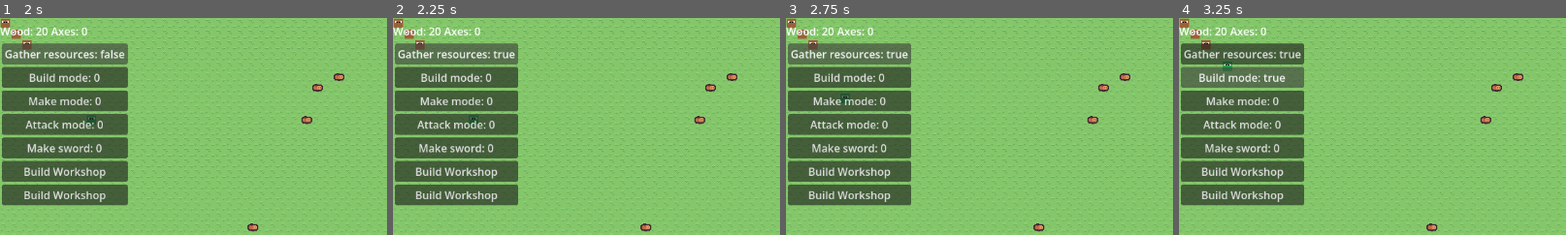
Above: before the commit, frames 1-4 (left to right).
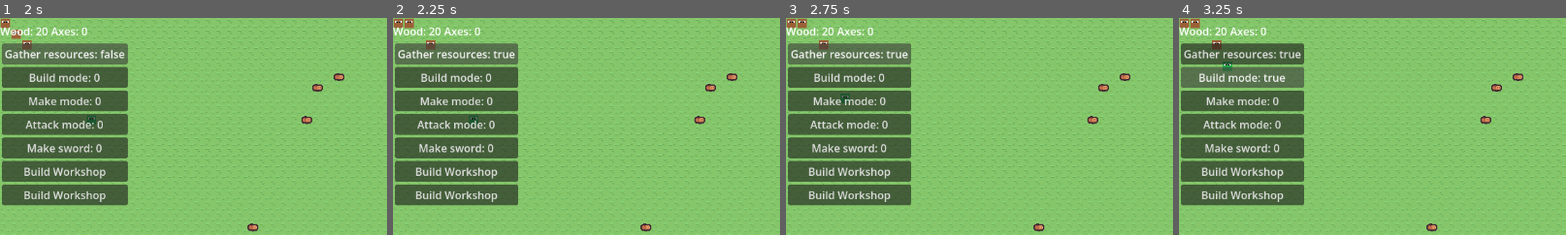
Above: after the commit, the same moments.

Repository: amandodaw/zd-prototype
Game: Godot game, scene res://scenes/world.tscn
Same seed, same stepped clock (60 frames per second), same inputs: the game is played once before the commit and once after it.
Inputs:
- Up to frame 1 (2 s): click "Gather resources: 0" at 0.5 s; click "Gather resources: true" at 1.25 s
- Up to frame 2 (2.25 s): click "Gather resources: false" at 2 s
- Up to frame 3 (2.75 s): no input
- Up to frame 4 (3.25 s): click "Build mode: 0" at 2.75 s
The pictures show only the part of the screen within x 0-50%, y 0-50%; the shares and areas given below are measured in that part.

Frame 1 is identical in both runs. In frame 2, 0.4% of the frame differs, in the area x 3-12%, y 0-15%; in frame 3, 0.4%; in frame 4, 0.4%.

Commit message:
Quitado reset_job, que se ejecutaba cada frame, quitando el objetivo de movimiento de la acción wander. Parece que funciona, pero sigue habiendo alguna inconsistencia cuando se encadenan varios trabajos y posibilidades. Es raro pero a veces se quedan quietos pensando

Diff:
--- a/project.godot
+++ b/project.godot
@@ -14,6 +14,10 @@
 run/main_scene="res://scenes/world.tscn"
 config/features=PackedStringArray("4.6", "GL Compatibility")
 config/icon="res://icon.svg"
+
+[editor]
+
+movie_writer/movie_file="/home/servan/proyectos/godot/videos/test.avi"
 
 [importer_defaults]
 
--- a/scripts/components/actions/move_action.gd
+++ b/scripts/components/actions/move_action.gd
@@ -57,10 +57,7 @@
 func on_finished(entity : Entity) -> void:
 	var target_comp : TargetComponent = entity.get_component(TargetComponent)
 	var plan_comp : PlanComponent = entity.get_component(PlanComponent)
-	#if plan_comp.plan.is_empty()
 	print("terminé de moverme")
-	print("target pos: ", target_comp.target_pos)
-	print("mi pos: ", entity.get_component(PositionComponent).grid_pos)
 
 # ------------------------------------------------
 # MOVE
--- a/scripts/systems/ai_system.gd
+++ b/scripts/systems/ai_system.gd
@@ -41,7 +41,8 @@
 			ai_comp.current_job = city_comp.Tasks.GATHER_RESOURCES
 			return
 
-		reset_job(entity)
+		ai_comp.current_job = CityComponent.Tasks.IDLE
+		#reset_job(entity)
 		return
 	ai_comp.check_job_count += delta
 
--- a/scripts/systems/planner_system.gd
+++ b/scripts/systems/planner_system.gd
@@ -34,7 +34,6 @@
 					new_plan.append(WaitAction.new())
 					new_plan.append(MoveAction.new())
 					set_new_plan(entity, new_plan)
-					print("wander a:", target_comp.target_pos)
 
 			CityComponent.Tasks.ATTACK:
 				if plan_comp.needs_replan:
